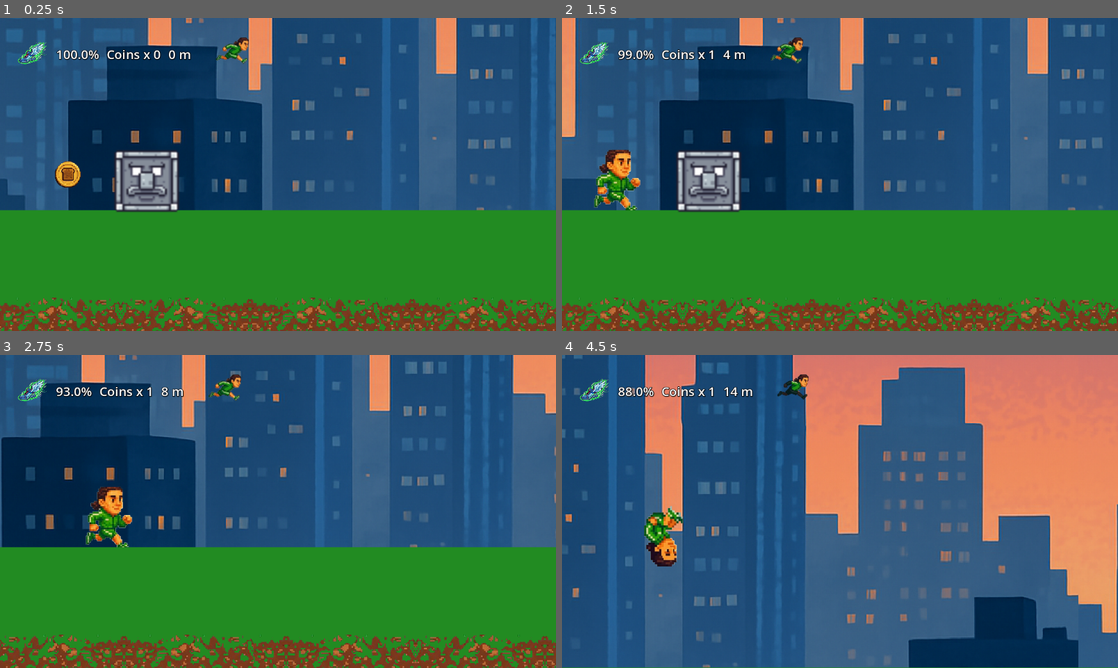
Above: before the commit, frames 1-4 (two rows, left to right).
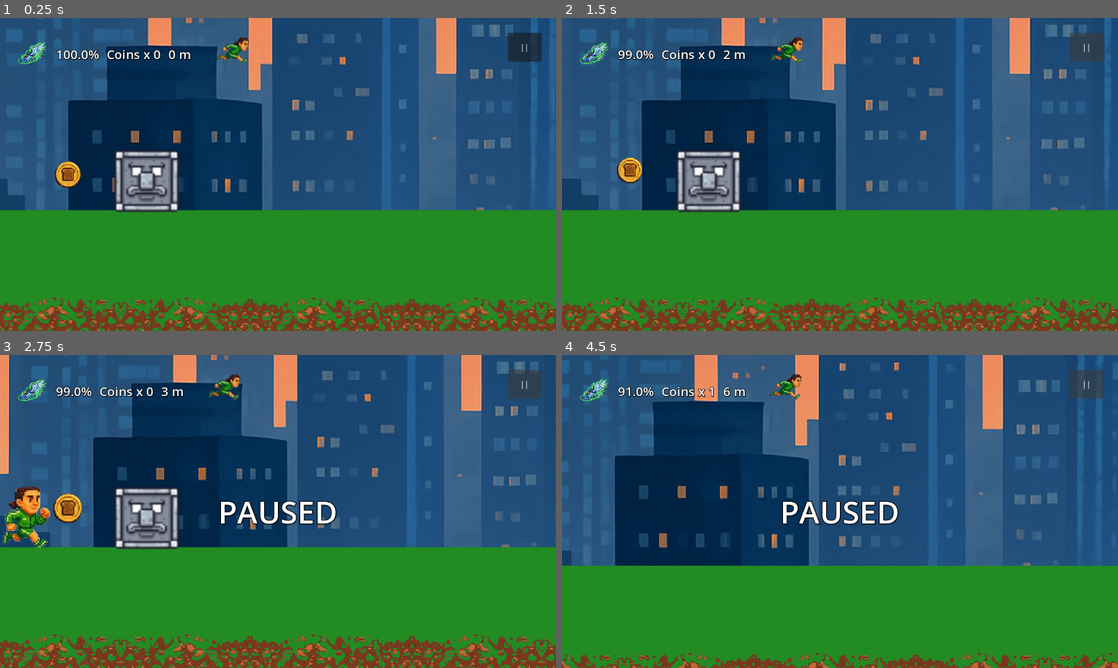
Above: after the commit, the same moments.

Repository: FalseThinks/cardioman-adventures
Game: Godot game, scene res://main.tscn
Two runs of this game, one before a commit and one after it. Both use one fixed random seed, a clock stepped at 60 frames per second and the inputs below.
Inputs (mouse positions are in pixels of both pictures, inside the frame that each line leads up to):
- Up to frame 1 (0.25 s): no input
- Up to frame 2 (1.5 s): click (1084, 46) at 0.5 s, where only the run after the commit has a clickable "||"; click (1084, 46) at 1.25 s, where only the run after the commit has a clickable "||"
- Up to frame 3 (2.75 s): click (522, 383) at 2 s, where only the run after the commit has a clickable "||"
- Up to frame 4 (4.5 s): tap X (dash) at 2.85, 3.6, 4.35 s; tap Space (jump) at 3.02, 3.77 s

The runs differ from the first frame. In frame 1, 0.6% of the frame differs, in the area x 91-98%, y 4-14%; in frame 2, 17%; in frame 3, 44%; in frame 4, 78%, in the area x 0-100%, y 0-100%.

Commit message:
Added Pause button

Diff:
--- a/project.godot
+++ b/project.godot
@@ -39,6 +39,11 @@
 "events": [Object(InputEventKey,"resource_local_to_scene":false,"resource_name":"","device":-1,"window_id":0,"alt_press …(192 unchanged characters)…
 ]
 }
+pause={
+"deadzone": 0.2,
+"events": [Object(InputEventKey,"resource_local_to_scene":false,"resource_name":"","device":-1,"window_id":0,"alt_pressed":false,"shift_pressed":false,"ctrl_pressed":false,"meta_pressed":false,"pressed":false,"keycode":0,"physical_keycode":80,"key_label":0,"unicode":112,"location":0,"echo":false,"script":null)
+]
+}
 
 [rendering]
 
--- a/ui/control.tscn
+++ b/ui/control.tscn
@@ -1,6 +1,7 @@
-[gd_scene load_steps=6 format=3 uid="uid://cvr6m40l4bgj8"]
+[gd_scene load_steps=8 format=3 uid="uid://cvr6m40l4bgj8"]
 
 [ext_resource type="Script" uid="uid://buvoks8ulwe6i" path="res://ui/UI.gd" id="1_rwsqr"]
+[ext_resource type="Script" path="res://ui/pause_button.gd" id="6_pause"]
 [ext_resource type="Script" uid="uid://cc020ro6srw34" path="res://ui/stamina_bar.gd" id="2_qh227"]
 [ext_resource type="Script" uid="uid://d0ccycv8xthl5" path="res://ui/coin_label.gd" id="3_2mc8b"]
 [ext_resource type="Texture2D" path="res://assets/stamina_boot.png" id="4_boot"]
@@ -11,6 +12,13 @@
 outline_size = 4
 outline_color = Color(0, 0, 0, 1)
 shadow_size = 4
+shadow_color = Color(0, 0, 0, 0.4)
+
+[sub_resource type="LabelSettings" id="LabelSettings_paused"]
+font_size = 64
+outline_size = 6
+outline_color = Color(0, 0, 0, 1)
+shadow_size = 6
 shadow_color = Color(0, 0, 0, 0.4)
 
 [node name="Control" type="Control"]
@@ -69,3 +77,34 @@
 texture_progress = ExtResource("5_custom_dash")
 tint_under = Color(0.2, 0.2, 0.2, 0.8)
 tint_progress = Color(1.0, 1.0, 1.0, 1.0)
+
+[node name="PauseButton" type="Button" parent="."]
+process_mode = 3
+layout_mode = 1
+anchor_left = 1.0
+anchor_top = 0.0
+anchor_right = 1.0
+anchor_bottom = 0.0
+offset_left = -70.0
+offset_top = 0.0
+offset_right = 0.0
+offset_bottom = 60.0
+text = "||"
+script = ExtResource("6_pause")
+
+[node name="PausedLabel" type="Label" parent="."]
+process_mode = 3
+layout_mode = 1
+anchor_left = 0.5
+anchor_top = 0.5
+anchor_right = 0.5
+anchor_bottom = 0.5
+offset_left = -150.0
+offset_top = -50.0
+offset_right = 150.0
+offset_bottom = 50.0
+text = "PAUSED"
+label_settings = SubResource("LabelSettings_paused")
+horizontal_alignment = 1
+vertical_alignment = 1
+visible = false
--- /dev/null
+++ b/ui/pause_button.gd
@@ -0,0 +1,19 @@
+extends Button
+
+@onready var paused_label: Label = $"../PausedLabel"
+
+func _ready() -> void:
+	process_mode = Node.PROCESS_MODE_ALWAYS
+	paused_label.process_mode = Node.PROCESS_MODE_ALWAYS
+	paused_label.visible = false
+
+func _unhandled_input(event: InputEvent) -> void:
+	if event.is_action_pressed("pause") and not event.is_echo():
+		toggle_pause()
+
+func _pressed() -> void:
+	toggle_pause()
+
+func toggle_pause() -> void:
+	get_tree().paused = !get_tree().paused
+	paused_label.visible = get_tree().paused
Not shown, added: ui/pause_button.gd.uid
Not shown, added: CLAUDE.md
